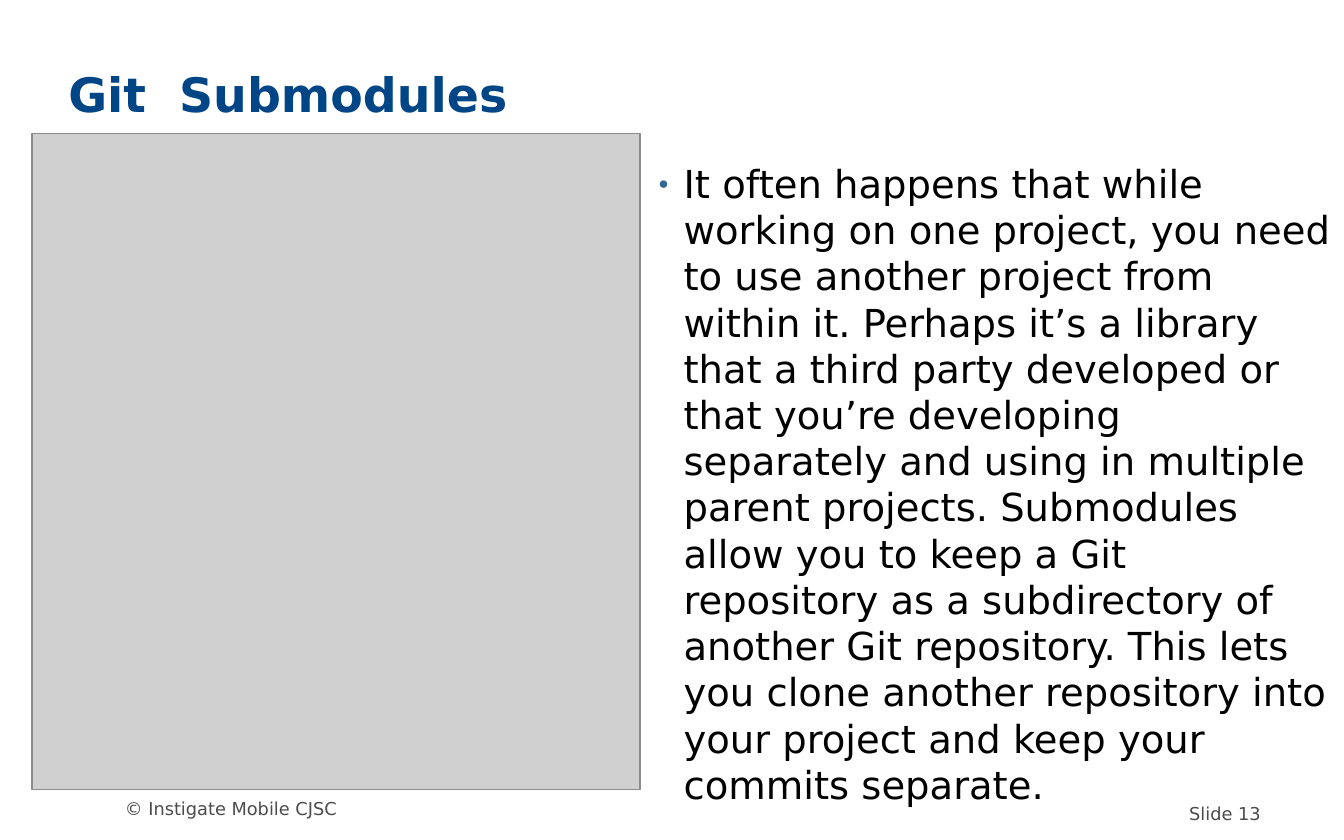
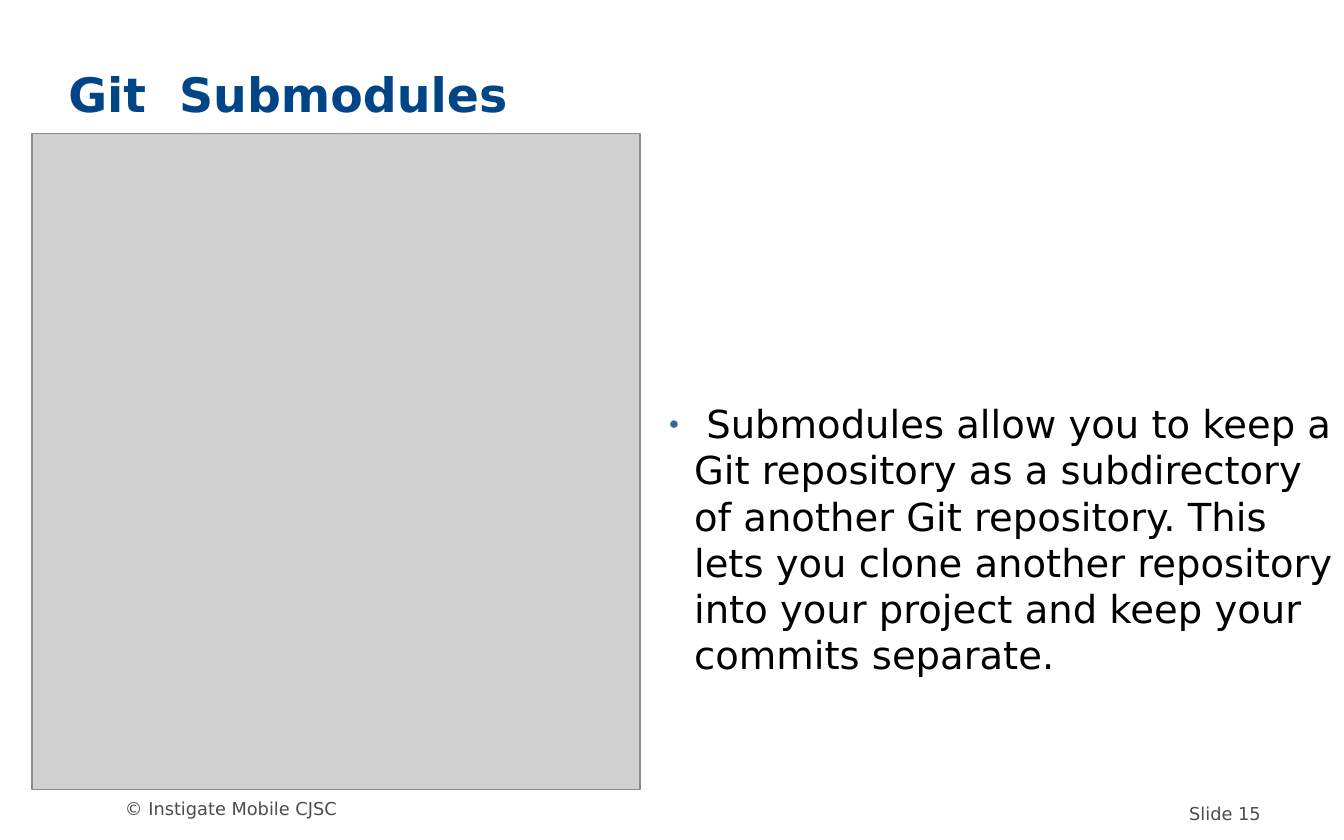
Before and after one commit to MariamP/myRepo, a slide deck: slide 15 of GIT.odp (slide 13 before the commit). Drawn at 1344x840 pixels with LibreOffice and Linux fonts; fonts in the diff are those of the drawing; grey boxes stand for pictures; background and template pictures are left out. Boxes give left, top, right and bottom in pixels: in the first picture for what was removed or moved away, otherwise in the second. Text is boxed around its words. In the diff, an @@ line names an element or a change of style, - is before the commit and + after.

```diff
--- a/GIT.odp
+++ b/GIT.odp
@@ subtitle at [694, 408, 1332, 677]: text changed @@
-● It often happens that while working on one project, you need to use another project from within it. Perhaps it’s a library that a third party developed or that you’re developing separately and using in multiple parent projects. Submodules allow you to keep a Git repository as a subdirectory of another Git repository. This lets you clone another repository into your project and keep your commits separate.
+● Submodules allow you to keep a Git repository as a subdirectory of another Git repository. This lets you clone another repository into your project and keep your commits separate.
@@ page number at [1189, 806, 1261, 821]: text changed @@
-Slide 13
+Slide 15
```
Also in this commit, not shown: 6 other slides changed, 2 slides added.
